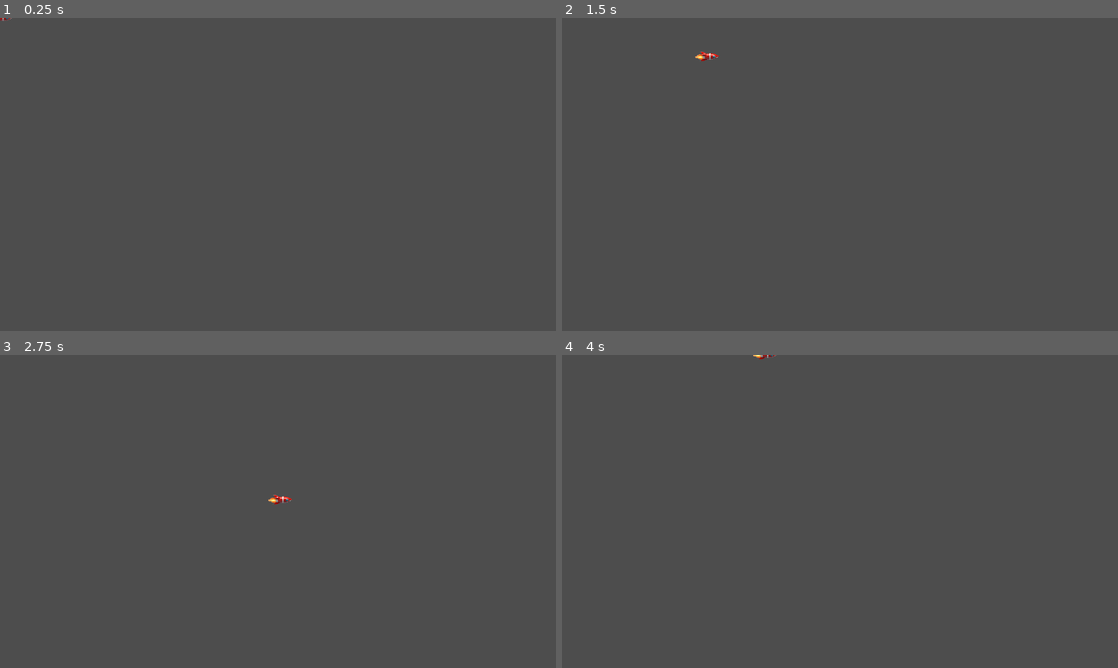
Above: before the commit, frames 1-4 (two rows, left to right).
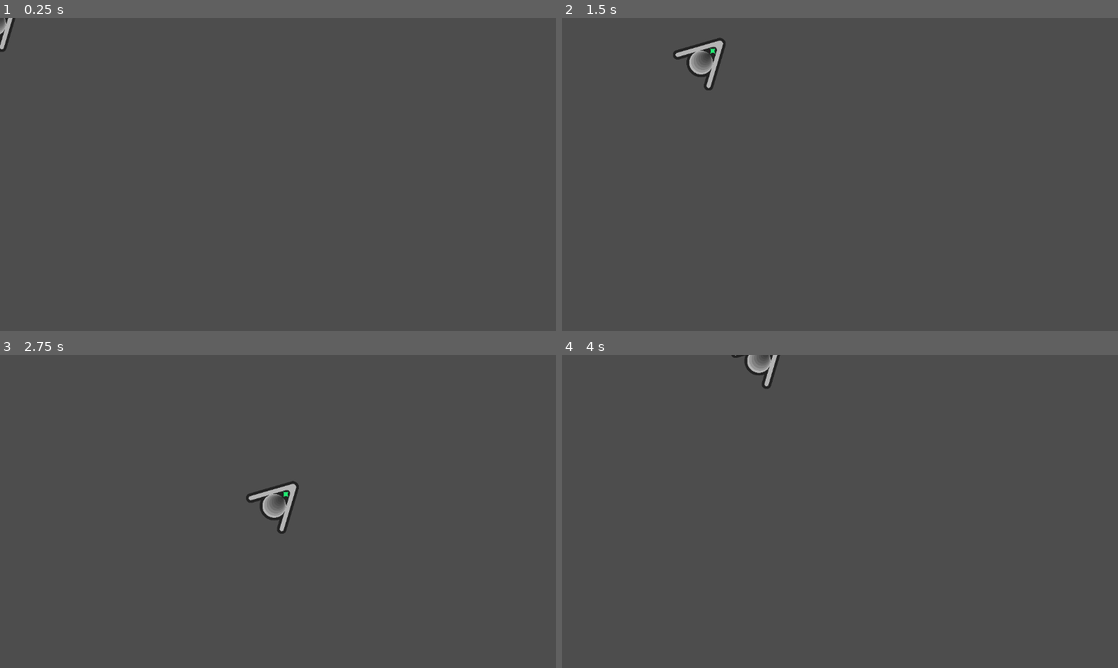
Above: after the commit, the same moments.

Repository: abroudoux/mds-game-jam
Game: Godot game, scene res://entities/player.tscn
Same seed, same stepped clock (60 frames per second), same inputs: the game is played once before the commit and once after it.
Inputs:
- Up to frame 1 (0.25 s): no input
- Up to frame 2 (1.5 s): tap Enter at 0.5 s; hold Right (move_right) 0.53-1.28 s; hold Down (move_down) from 1.28 s (still down)
- Up to frame 3 (2.75 s): release Down (move_down) at 2.03 s; hold Right (move_right) from 2.03 s (still down)
- Up to frame 4 (4 s): release Right (move_right) at 2.78 s; hold Up (move_up) 2.78-3.53 s; hold Left (move_left) from 3.53 s (still down)

The runs differ from the first frame. In frame 1, 0.2% of the frame differs, in the area x 0-3%, y 0-11%; in frame 2, 0.8%, in the area x 20-30%, y 6-24%; in frame 3, 0.8%; in frame 4, 0.4%.

Commit message:
player scene

Diff:
--- a/entities/player.tscn
+++ b/entities/player.tscn
@@ -1,25 +1,24 @@
 [gd_scene load_steps=5 format=3 uid="uid://c22jkjlfunchi"]
 
 [ext_resource type="Script" path="res://scripts/player.gd" id="1_ta2re"]
-[ext_resource type="Texture2D" uid="uid://c0ea6cbukt3v5" path="res://assets/rocket/rocket.png" id="1_vrovq"]
+[ext_resource type="Texture2D" uid="uid://bqlxou4tgoi5w" path="res://assets/rocket/starship_green.png" id="2_ao0v3"]
 
 [sub_resource type="SpriteFrames" id="SpriteFrames_v5duu"]
 animations = [{
 "frames": [{
 "duration": 1.0,
-"texture": ExtResource("1_vrovq")
+"texture": ExtResource("2_ao0v3")
 }],
 "loop": true,
 "name": &"default",
 "speed": 5.0
 }]
 
-[sub_resource type="CapsuleShape2D" id="CapsuleShape2D_7g63p"]
-radius = 9.0
-height = 48.0
+[sub_resource type="CapsuleShape2D" id="CapsuleShape2D_ggji6"]
+radius = 7.0
+height = 14.0
 
 [node name="player" type="Area2D"]
-position = Vector2(2.08165e-12, 2.08165e-12)
 script = ExtResource("1_ta2re")
 metadata/_edit_group_ = true
 
@@ -30,6 +29,6 @@
 
 [node name="CollisionShape2D" type="CollisionShape2D" parent="."]
 rotation = 1.5708
-shape = SubResource("CapsuleShape2D_7g63p")
+shape = SubResource("CapsuleShape2D_ggji6")
 
 [connection signal="body_entered" from="." to="." method="_on_body_entered"]
--- a/scripts/player.gd
+++ b/scripts/player.gd
@@ -2,12 +2,8 @@
 
 @export var speed = 400
 var screen_size
-signal hit
-
-var camera : Camera2D
 
 func _ready():
-	camera = $camera
 	screen_size = get_viewport_rect().size
 
 func _process(delta):
Binary file added: assets/rocket/starship_green.png
Not shown, added: assets/rocket/starship_green.png.import
